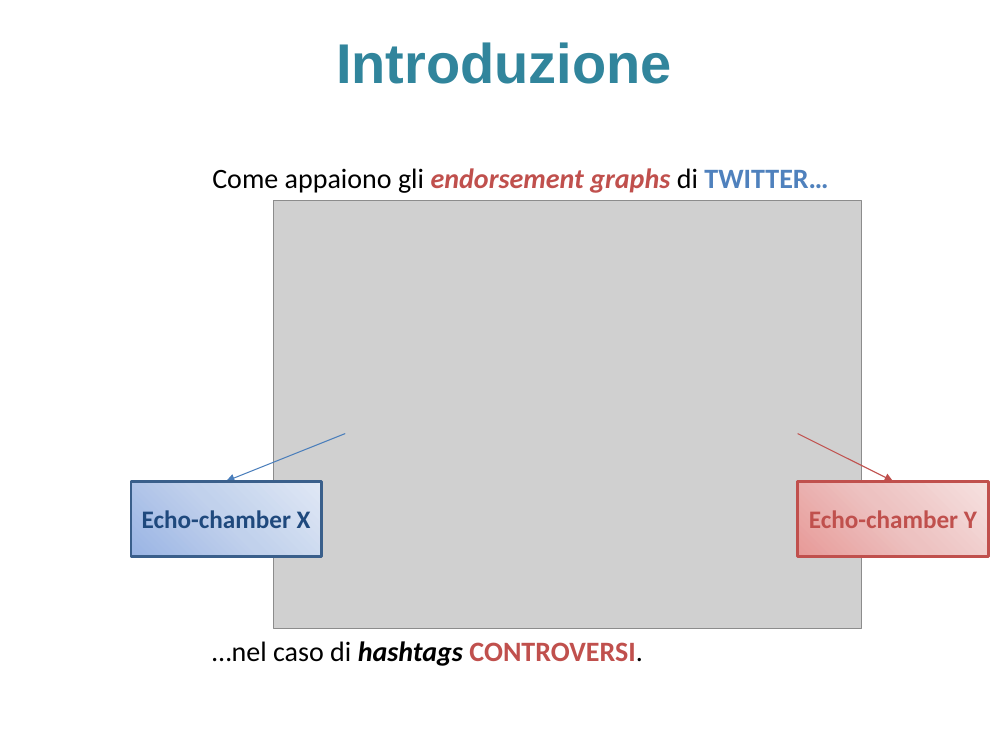
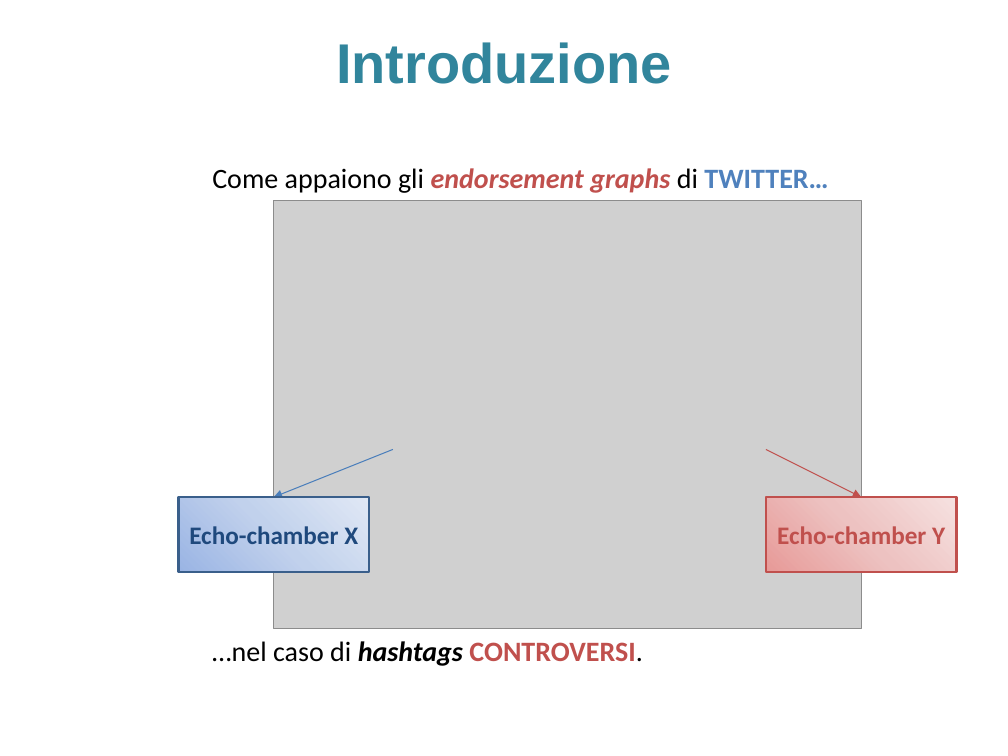
Before and after one commit to sidious1991/TesiLatex, a slide deck: slide 6 of PRESENTAZIONE_TESI/presentazione_agostini_stefano.pptx. Drawn at 1008x756 pixels with LibreOffice and Linux fonts; fonts in the diff are those of the drawing; grey boxes stand for pictures; background and template pictures are left out. Boxes give left, top, right and bottom in pixels: in the first picture for what was removed or moved away, otherwise in the second. Text is boxed around its words. In the diff, an @@ line names an element or a change of style, - is before the commit and + after.

```diff
--- a/PRESENTAZIONE_TESI/presentazione_agostini_stefano.pptx
+++ b/PRESENTAZIONE_TESI/presentazione_agostini_stefano.pptx
@@ arrow moved from (346, 433) - (226, 481) to (393, 450) - (274, 497) @@
@@ arrow moved from (797, 433) - (893, 481) to (766, 450) - (861, 497) @@
@@ rectangle "Echo-chamber X": place and size @@
-rectangle "Echo-chamber X" at (131,481,322,555)
+rectangle "Echo-chamber X" at (178,497,369,572)
@@ rectangle "Echo-chamber Y": place and size @@
-rectangle "Echo-chamber Y" at (797,481,988,555)
+rectangle "Echo-chamber Y" at (766,497,957,572)
```
Also in this commit, not shown: 2 other slides changed, 1 other file.
